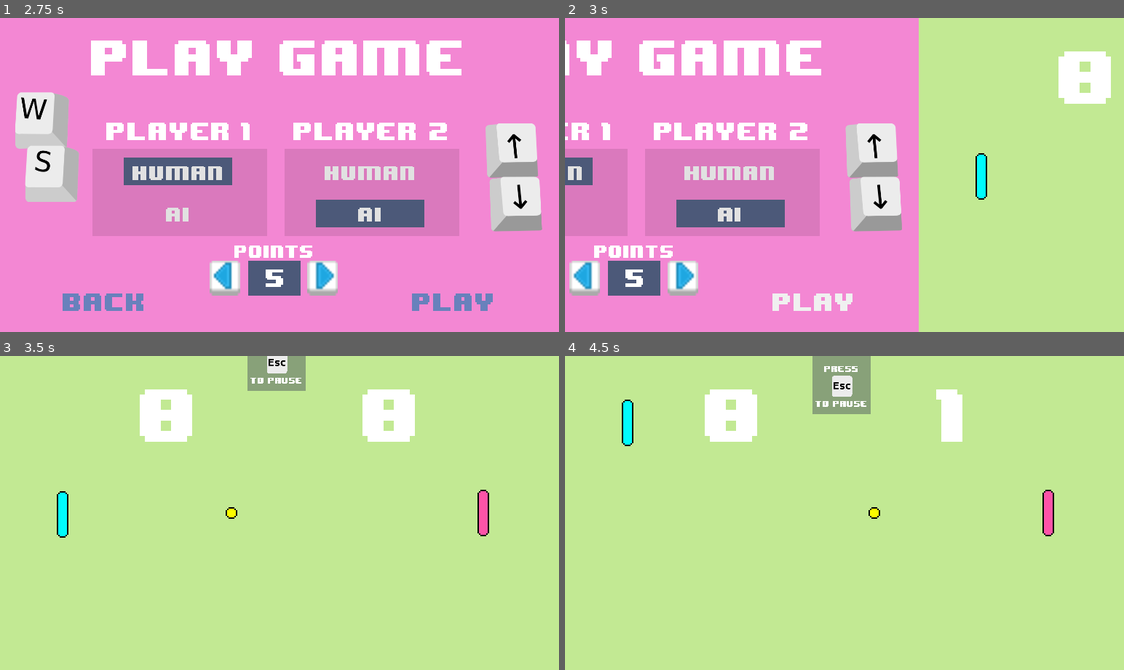
Above: before the commit, frames 1-4 (two rows, left to right).
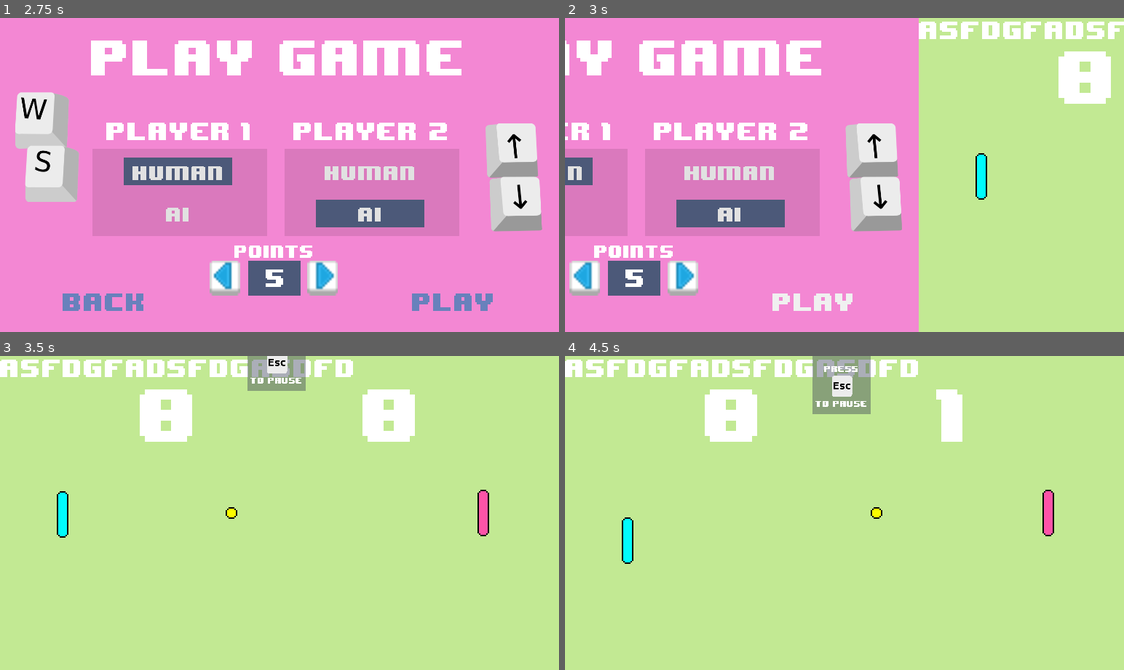
Above: after the commit, the same moments.

Repository: paolobb4/YAPC
Game: Godot game, scene res://scn/Menu.tscn
Same seed, same stepped clock (60 frames per second), same inputs: the game is played once before the commit and once after it.
Inputs (mouse positions are in pixels of both pictures, inside the frame that each line leads up to):
- Up to frame 1 (2.75 s): click "play" at 0.5 s; click (223, 278) at 1.25 s; click (324, 278) at 2 s
- Up to frame 2 (3 s): click "play" at 2.75 s
- Up to frame 3 (3.5 s): no input
- Up to frame 4 (4.5 s): tap Enter at 3.5, 4.25 s; hold W (p1_up) 3.53-4.28 s; hold Down (p2_down) 3.53-4.28 s; hold S (p1_down) from 4.28 s (still down); tap Up (p2_up) at 4.35 s

Frame 1 is identical in both runs. In frame 2, 1.3% of the frame differs, in the area x 63-100%, y 1-7%; in frame 3, 2.2%; in frame 4, 2.9%, in the area x 0-64%, y 1-67%.

Commit message:
General polish and fix, Add speed change on ball bouncess and point scores

Diff:
--- a/scn/Ball.tscn
+++ b/scn/Ball.tscn
@@ -19,7 +19,7 @@
 audio_bus_override = false
 audio_bus_name = "Master"
 script = ExtResource( 1 )
-speed = 100
+init_speed = 180
 
 [node name="Audio" type="Node" parent="." index="0"]
 
--- a/scn/Game.tscn
+++ b/scn/Game.tscn
@@ -45,7 +45,7 @@
 font_data = ExtResource( 6 )
 _sections_unfolded = [ "Font", "Font/fallback", "Settings" ]
 
-[node name="Game" type="Node2D"]
+[node name="Game" type="Node2D" index="0"]
 
 script = ExtResource( 1 )
 _sections_unfolded = [ "Pause", "Transform" ]
@@ -162,11 +162,11 @@
 [node name="Ball" parent="." index="4" instance=ExtResource( 7 )]
 
 position = Vector2( 192, 108 )
-speed = 180
 
 [node name="Player_1" parent="." index="5" instance=ExtResource( 8 )]
 
 position = Vector2( 43, 109 )
+init_speed = 150
 ai_sight = 2.25
 ai_miss_chance = 40
 ai_hold = 0.35
@@ -175,9 +175,32 @@
 
 position = Vector2( 332, 108 )
 _sections_unfolded = [ "Transform" ]
+init_speed = 150
 ai = true
 ai_sight = 2.25
 ai_miss_chance = 30
 ai_hold = 0.4
 
+[node name="Label" type="Label" parent="." index="7"]
+
+anchor_left = 0.0
+anchor_top = 0.0
+anchor_right = 0.0
+anchor_bottom = 0.0
+margin_right = 40.0
+margin_bottom = 14.0
+rect_scale = Vector2( 0.4, 0.4 )
+rect_pivot_offset = Vector2( 0, 0 )
+rect_clip_content = false
+mouse_filter = 2
+mouse_default_cursor_shape = 0
+size_flags_horizontal = 1
+size_flags_vertical = 4
+custom_fonts/font = SubResource( 2 )
+text = "asfdgfadsfdgasdfd"
+percent_visible = 1.0
+lines_skipped = 0
+max_lines_visible = -1
+_sections_unfolded = [ "Rect" ]
+
 [connection signal="point_scored" from="Ball" to="." method="_on_point_scored"]
--- a/scn/Menu.tscn
+++ b/scn/Menu.tscn
@@ -477,7 +477,7 @@
 anti_aliasing = true
 anti_aliasing_size = 1
 
-[node name="Menu" type="Node2D" index="0"]
+[node name="Menu" type="Node2D"]
 
 pause_mode = 2
 script = ExtResource( 1 )
@@ -1342,7 +1342,6 @@
 
 [node name="Pause Info Panel" type="Panel" parent="." index="6"]
 
-editor/display_folded = true
 anchor_left = 0.0
 anchor_top = 0.0
 anchor_right = 0.0
@@ -1521,7 +1520,7 @@
 size_flags_horizontal = 1
 size_flags_vertical = 1
 custom_styles/panel = SubResource( 20 )
-_sections_unfolded = [ "custom_styles" ]
+_sections_unfolded = [ "Visibility", "custom_styles" ]
 
 [node name="player" type="Label" parent="Win Panel" index="0"]
 
@@ -1659,14 +1658,14 @@
 
 [connection signal="pressed" from="Main menu/options menu Button" to="AnimationPlayer" method="play" binds= [ "main2opts" ]]
 
+[connection signal="pressed" from="Main menu/quit Button" to="Audio/menu button" method="play"]
+
 [connection signal="pressed" from="Main menu/quit Button" to="." method="_on_quit_Button_pressed"]
 
-[connection signal="pressed" from="Main menu/quit Button" to="Audio/menu button" method="play"]
+[connection signal="pressed" from="Options menu/fullscreen" to="Audio/menu button" method="play"]
 
 [connection signal="pressed" from="Options menu/fullscreen" to="." method="_on_full_screen_pressed"]
 
-[connection signal="pressed" from="Options menu/fullscreen" to="Audio/menu button" method="play"]
-
 [connection signal="value_changed" from="Options menu/volume" to="." method="_on_volume_changed"]
 
 [connection signal="pressed" from="Options menu/back Button" to="Audio/menu button" method="play"]
@@ -1675,44 +1674,44 @@
 
 [connection signal="hide" from="Play Game/p1 Panel/h_panel" to="Audio/menu button" method="play"]
 
+[connection signal="pressed" from="Play Game/p1 Panel/human" to="Play Game/p1 Panel/a_panel" method="hide"]
+
 [connection signal="pressed" from="Play Game/p1 Panel/human" to="Game" method="set_p1_ai" binds= [ false ]]
 
 [connection signal="pressed" from="Play Game/p1 Panel/human" to="Play Game/p1 Panel/h_panel" method="show"]
 
-[connection signal="pressed" from="Play Game/p1 Panel/human" to="Play Game/p1 Panel/a_panel" method="hide"]
-
 [connection signal="hide" from="Play Game/p1 Panel/a_panel" to="Audio/menu button" method="play"]
 
+[connection signal="pressed" from="Play Game/p1 Panel/ai" to="Play Game/p1 Panel/a_panel" method="show"]
+
 [connection signal="pressed" from="Play Game/p1 Panel/ai" to="Game" method="set_p1_ai" binds= [ true ]]
 
 [connection signal="pressed" from="Play Game/p1 Panel/ai" to="Play Game/p1 Panel/h_panel" method="hide"]
 
-[connection signal="pressed" from="Play Game/p1 Panel/ai" to="Play Game/p1 Panel/a_panel" method="show"]
-
 [connection signal="hide" from="Play Game/p2 Panel/h_panel" to="Audio/menu button" method="play"]
 
+[connection signal="pressed" from="Play Game/p2 Panel/human" to="Play Game/p2 Panel/a_panel" method="hide"]
+
 [connection signal="pressed" from="Play Game/p2 Panel/human" to="Game" method="set_p2_ai" binds= [ false ]]
 
 [connection signal="pressed" from="Play Game/p2 Panel/human" to="Play Game/p2 Panel/h_panel" method="show"]
 
-[connection signal="pressed" from="Play Game/p2 Panel/human" to="Play Game/p2 Panel/a_panel" method="hide"]
-
 [connection signal="hide" from="Play Game/p2 Panel/a_panel" to="Audio/menu button" method="play"]
 
+[connection signal="pressed" from="Play Game/p2 Panel/ai" to="Play Game/p2 Panel/a_panel" method="show"]
+
 [connection signal="pressed" from="Play Game/p2 Panel/ai" to="Game" method="set_p2_ai" binds= [ true ]]
 
 [connection signal="pressed" from="Play Game/p2 Panel/ai" to="Play Game/p2 Panel/h_panel" method="hide"]
 
-[connection signal="pressed" from="Play Game/p2 Panel/ai" to="Play Game/p2 Panel/a_panel" method="show"]
+[connection signal="pressed" from="Play Game/points/decrease" to="Audio/menu button" method="play"]
 
 [connection signal="pressed" from="Play Game/points/decrease" to="." method="_on_decrease_Button_pressed"]
 
-[connection signal="pressed" from="Play Game/points/decrease" to="Audio/menu button" method="play"]
+[connection signal="pressed" from="Play Game/points/increase" to="Audio/menu button" method="play"]
 
 [connection signal="pressed" from="Play Game/points/increase" to="." method="_on_increase_Button_pressed"]
 
-[connection signal="pressed" from="Play Game/points/increase" to="Audio/menu button" method="play"]
-
 [connection signal="pressed" from="Play Game/back Button" to="Audio/menu button" method="play"]
 
 [connection signal="pressed" from="Play Game/back Button" to="AnimationPlayer" method="play" binds= [ "play2main" ]]
--- a/scn/ball.gd
+++ b/scn/ball.gd
@@ -4,27 +4,42 @@
 signal point_scored(side)
 
 var direction = Vector2(-1, 0)
-export (int) var speed = 100
+export (int) var init_speed = 180
+var init_pitch = 1
+var match_speed
+var speed
 var screensize
 
 
 func _ready():
 	screensize = get_viewport_rect().size
+	match_speed = init_speed
+	speed = match_speed
 
+func reset(side, speed_factor):
+	var dir
+	if side == 'left':
+		dir = -1
+	elif side == 'right':
+		dir = 1
+
+	position = screensize / 2
+	match_speed += init_speed * speed_factor
+	speed = match_speed
+	direction = Vector2(dir, 0)
+
+	$Audio/bounce.pitch_scale = speed / init_speed
 
 func _physics_process(delta):
 	position += direction * speed * delta
+
 	if position.x < 0:
-		position = screensize / 2
-		direction = Vector2(1, 0)
 		emit_signal("point_scored", "right")
 
-	if position.x > screensize.x:
-		position = screensize / 2
-		direction = Vector2(-1, 0)
+	elif position.x > screensize.x:
 		emit_signal("point_scored", "left")
 
-	if position.y < 0 or position.y > screensize.y:
+	elif position.y < 0 or position.y > screensize.y:
 		direction.y *= -1
 		position.y = clamp(position.y, 0, screensize.y)
 		$Audio/bounce.play()
@@ -43,3 +58,7 @@
 	direction = Vector2(side*cos(bounce_angle), -sin(bounce_angle))	# Linear Algebra, yoh!
 
 	$Audio/bounce.play()
+
+	speed *= 1.03
+	$Audio/bounce.pitch_scale = 1 + speed / (20 * init_speed)
+	$"../Label".text = str($Audio/bounce.pitch_scale)
--- a/scn/game.gd
+++ b/scn/game.gd
@@ -4,6 +4,7 @@
 signal win(pl)
 var paused
 var points = 5
+var speed_factor = 0.08
 
 
 func _ready():
@@ -27,6 +28,10 @@
 			pause(false)
 		else:
 			$Audio/score.play()
+
+	$Ball.reset(side, speed_factor)
+	$Player_1.reset(speed_factor)
+	$Player_2.reset(speed_factor)
 
 
 func pause(sound=true):
@@ -55,6 +60,10 @@
 
 
 func reset():
+	$Ball._ready()
+	$Player_1._ready()
+	$Player_2._ready()
+
 	$Ball.position = Vector2(192, 108)
 	$Ball.direction = Vector2(-1, 0)
 	if (randi()%2):
--- a/scn/menu.gd
+++ b/scn/menu.gd
@@ -7,7 +7,7 @@
 
 
 func _process(delta):
-	if self.position.x == -768:	# i.e. when playing
+	if self.position.x == -768 and not $"Win Panel".visible:	# i.e. when playing
 		if Input.is_action_just_pressed('ui_cancel'):
 			if $Game.paused:
 				$Game.unpause()
@@ -42,14 +42,23 @@
 	# => max - (max - cn + 1) % max    will loop back to max skipping 0.
 
 	var points = $"Play Game/points/value"
-	points.text = str(99 - ((99 - int(points.text) + 1) % 99))
-	$Game.points = int(points.text)
+	# points.text = str(99 - ((99 - int(points.text) + 1) % 99))
+	var score = int(points.text) - 1
+	if score == 0:
+		score = 99
+	points.text = str(score)
+	$Game.points = score
 
 
 func _on_increase_Button_pressed():
 	var points = $"Play Game/points/value"
-	points.text = str((int(points.text) + 1) % 99)
-	$Game.points = int(points.text)
+	# points.text = str((int(points.text) + 1) % 100)
+	# $Game.points = int(points.text)
+	var score = int(points.text) + 1
+	if score == 100:
+		score = 1
+	points.text = str(score)
+	$Game.points = score
 
 
 func _on_Game_win(pl):
--- a/scn/palette.gd
+++ b/scn/palette.gd
@@ -1,11 +1,13 @@
 extends KinematicBody2D
 
-export (int)		var speed = 150
+export (int)		var init_speed = 150
 export (bool)		var ai = false
 export (float)		var ai_sight = 3
 export (int, 1, 100)	var ai_miss_chance = 15
 export (float)		var ai_hold = .3
 export (float)		var ai_recover = 1
+
+var speed
 
 var screensize
 var wait_time = 0	# used to create ai's handicap
@@ -16,9 +18,16 @@
 func _ready():
 	#TODO: change sprite if ai?
 	screensize = get_viewport_rect().size
+	speed = init_speed
 	randomize()
 	if self.position.x > screensize.x / 2:
 		$Sprite.region_rect.position.x = size.x
+
+
+func reset(speed_factor):
+	speed += init_speed * speed_factor
+	position.y = screensize.y / 2
+
 
 
 func _physics_process(delta):
